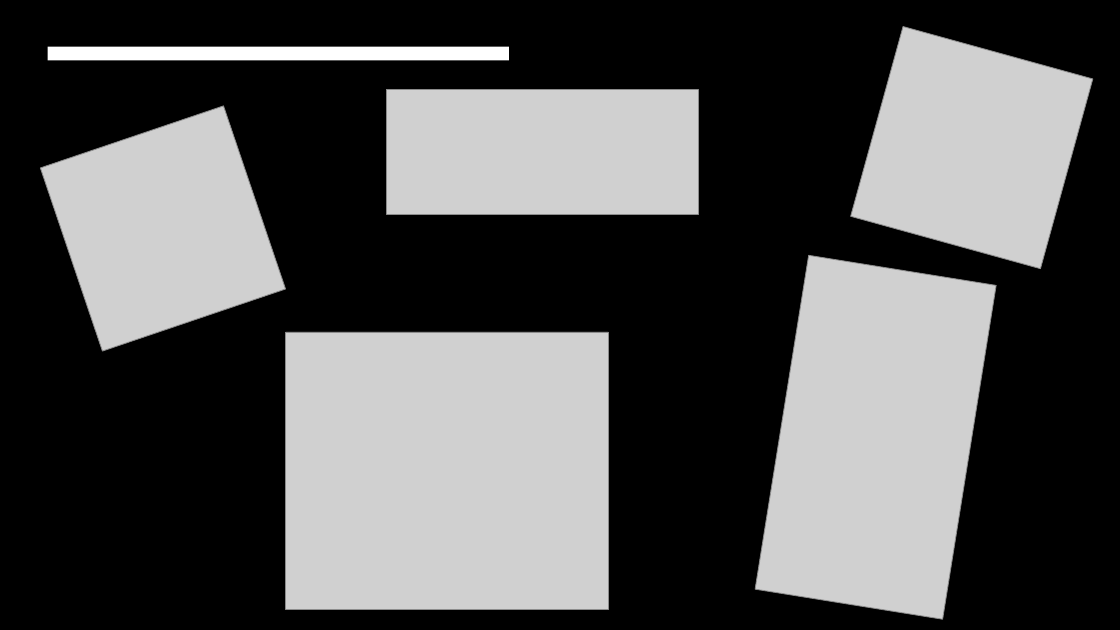
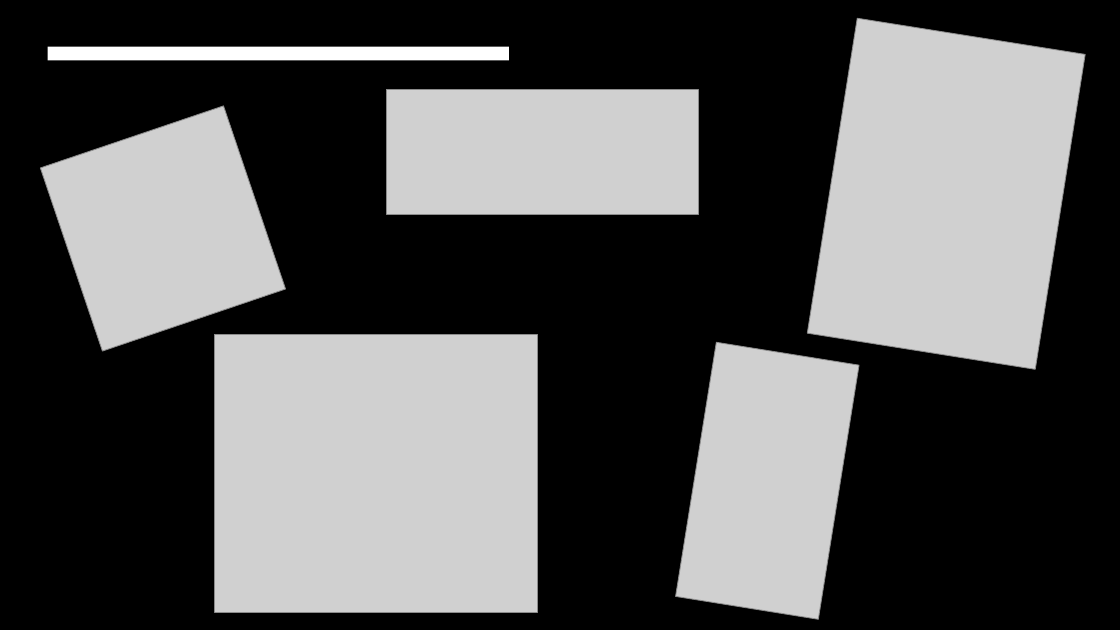
Before and after one commit to IUT-Arles-SAE/S1.04, a slide deck: slide 3 of diapo.pptx. Drawn at 1120x630 pixels with LibreOffice and Linux fonts; fonts in the diff are those of the drawing; grey boxes stand for pictures; background and template pictures are left out. Boxes give left, top, right and bottom in pixels: in the first picture for what was removed or moved away, otherwise in the second. Text is boxed around its words. In the diff, an @@ line names an element or a change of style, - is before the commit and + after.

```diff
--- a/diapo.pptx
+++ b/diapo.pptx
@@ picture at box(807, 18, 1086, 370): rotation 15 to 9 degrees @@
@@ picture: place and size @@
-picture at box(286, 332, 608, 609)
+picture at box(215, 335, 538, 613)
@@ picture: place and size @@
-picture at box(755, 255, 996, 620)
+picture at box(675, 342, 859, 619)
```
Also in this commit, not shown: 1 other file.
